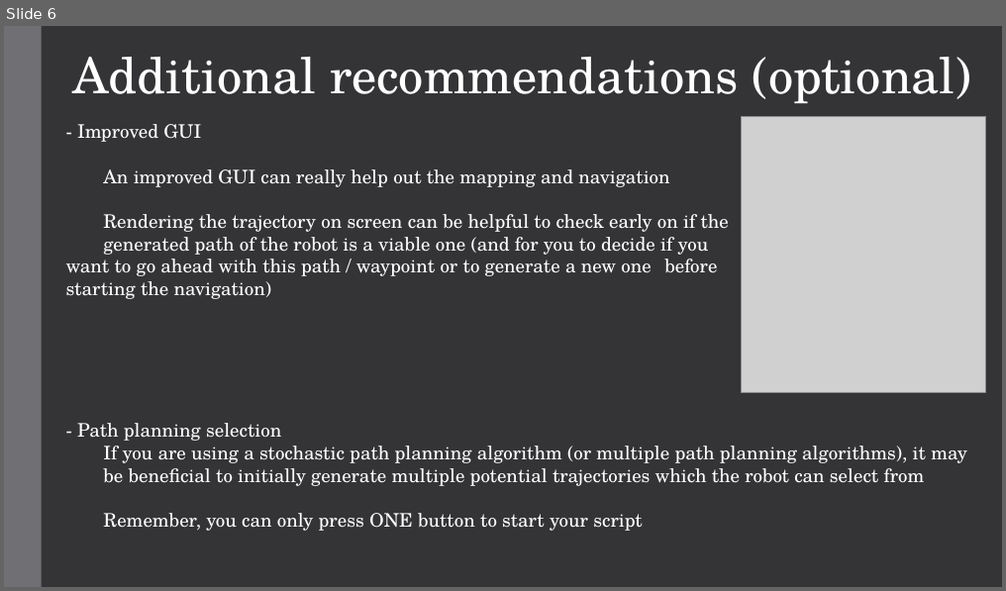
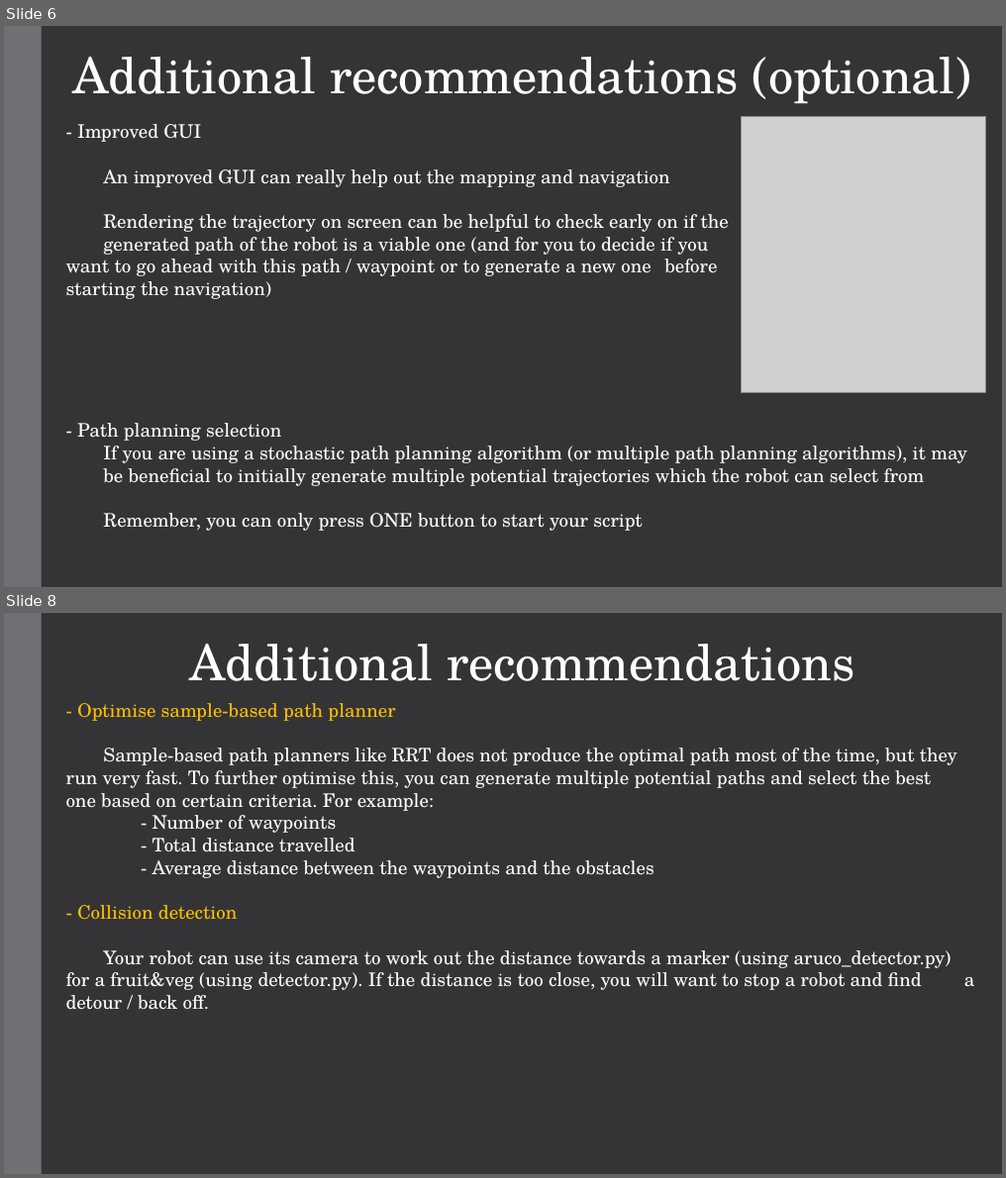
Before and after one commit to ece4078dev/ECE4078_Lab_2025, a slide deck: Week09-10/C2_slides/Lab5_2.pptx. Shown one above the other, each under a label of ours: slide 6 before the commit, slides 6 and 8 after it; the slides between them are not shown. The pictures are 1006x591 and 1006x1178 pixels, drawn with LibreOffice and Linux fonts; fonts in the diff are those of the drawing; grey boxes stand for pictures. Boxes give left, top, right and bottom in pixels: in the first picture for what was removed or moved away, otherwise in the second. Text is boxed around its words. In the diff, an @@ line names an element or a change of style, - is before the commit and + after.

```diff
--- a/Week09-10/C2_slides/Lab5_2.pptx
+++ b/Week09-10/C2_slides/Lab5_2.pptx
@@ slide 8 added at [4,613,1002,1174], background #353537; not listed: 1 template element that a slide beside it also shows @@
@@ text added at [190,644,854,681], 48 pt, text #FFFFFF @@
+Additional recommendations
@@ text added at [66,703,975,1010], 18 pt, text #FFFFFF @@
+- Optimise sample-based path planner
+Sample-based path planners like RRT does not produce the optimal path most of the time, but they run very fast. To further optimise this, you can generate multiple potential paths and select the best one based on certain criteria. For example:
+- Number of waypoints
+- Total distance travelled
+- Average distance between the waypoints and the obstacles
+- Collision detection
+Your robot can use its camera to work out the distance towards a marker (using aruco_detector.py) for a fruit&veg (using detector.py). If the distance is too close, you will want to stop a robot and find a detour / back off.
```
Also in this commit, not shown: 3 slides changed, 3 other slides added, 1 slide removed.
